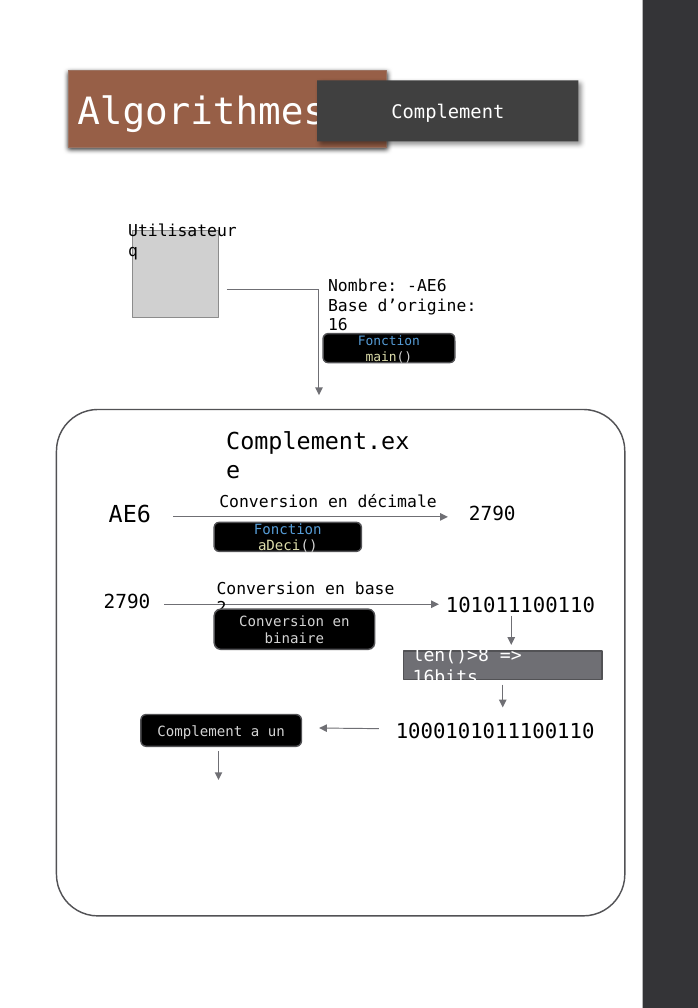
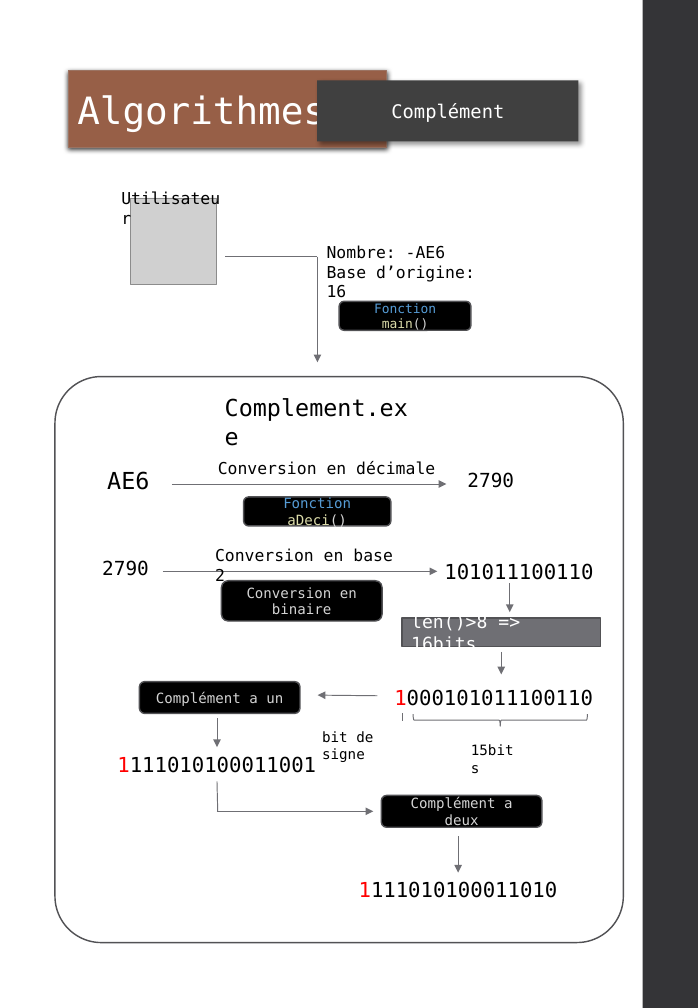
Before and after one commit to FaroukBel/Ones-Twos-Complement, a slide deck: slide 3 of Compte rendus/Complement.pptx. Drawn at 698x1008 pixels with LibreOffice and Linux fonts; fonts in the diff are those of the drawing; grey boxes stand for pictures. Boxes give left, top, right and bottom in pixels: in the first picture for what was removed or moved away, otherwise in the second. Text is boxed around its words. In the diff, an @@ line names an element or a change of style, - is before the commit and + after.

```diff
--- a/Compte rendus/Complement.pptx
+++ b/Compte rendus/Complement.pptx
@@ text in rectangle at box(391, 103, 504, 122): text changed @@
-Complement
+Complément
@@ text at box(113, 184, 232, 213): text changed @@
-Utilisateurq
+Utilisateur
@@ 4 texts, 2 arrows, 1 line: place and size @@
-4 texts, 2 arrows, 1 line at box(104, 289, 595, 645)
+4 texts, 2 arrows, 1 line at box(102, 257, 593, 612)
@@ rounded rectangle "Fonction main()": place and size @@
-rounded rectangle "Fonction main()" at box(323, 334, 455, 363)
+rounded rectangle "Fonction main()" at box(339, 302, 471, 330)
@@ rounded rectangle: place and size @@
-rounded rectangle at box(57, 409, 625, 916)
+rounded rectangle at box(55, 377, 624, 943)
@@ rounded rectangle "Fonction aDeci()": place and size @@
-rounded rectangle "Fonction aDeci()" at box(214, 522, 361, 551)
+rounded rectangle "Fonction aDeci()" at box(244, 497, 391, 526)
@@ rounded rectangle "Conversion en binaire": place and size @@
-rounded rectangle "Conversion en binaire" at box(214, 610, 375, 650)
+rounded rectangle "Conversion en binaire" at box(221, 581, 383, 621)
@@ 5 arrows, 4 texts, 1 picture, 1 rectangle, 1 rounded rectangle: place and size @@
-5 arrows, 4 texts, 1 picture, 1 rectangle, 1 rounded rectangle at box(132, 231, 602, 780)
+5 arrows, 4 texts, 1 picture, 1 rectangle, 1 rounded rectangle at box(130, 198, 600, 747)
@@ text "1000101011100110": place and size @@
-text "1000101011100110" at box(396, 722, 595, 739)
+text "1000101011100110" at box(394, 689, 593, 706)
@@ text "1000101011100110" at box(394, 689, 593, 706): text colour #000000 to #FF0000 in "1000101011100110" @@
@@ text in rounded rectangle at box(156, 691, 283, 706): text changed @@
-Complement a un
+Complément a un
@@ line added from (402, 714) to (402, 721), #6F6F74 0.75 pt @@
@@ left brace added at box(413, 714, 587, 726), outline #6F6F74 0.75 pt @@
@@ text added at box(322, 731, 373, 762), 11 pt, text #000000 @@
+bit de signe
@@ text added at box(462, 737, 528, 764), 11 pt, text #000000 @@
+15bits
@@ text added at box(117, 756, 316, 773), 16 pt, text #000000 @@
+1111010100011001
@@ line added from (217, 782) to (218, 812), #6F6F74 0.75 pt @@
@@ rounded rectangle added at box(382, 796, 543, 827), fill #000000, outline #525256 1.1 pt, 10.9 pt, text #D4D4D4 @@
+Complément a deux
@@ arrow added from (217, 812) to (373, 812), #6F6F74 0.75 pt @@
@@ arrow added from (458, 837) to (458, 873), #6F6F74 0.75 pt @@
@@ text added at box(359, 881, 558, 898), 16 pt, text #000000 @@
+1111010100011010
```
Also in this commit, not shown: 2 other slides changed, 9 slides added, 6 other files.
